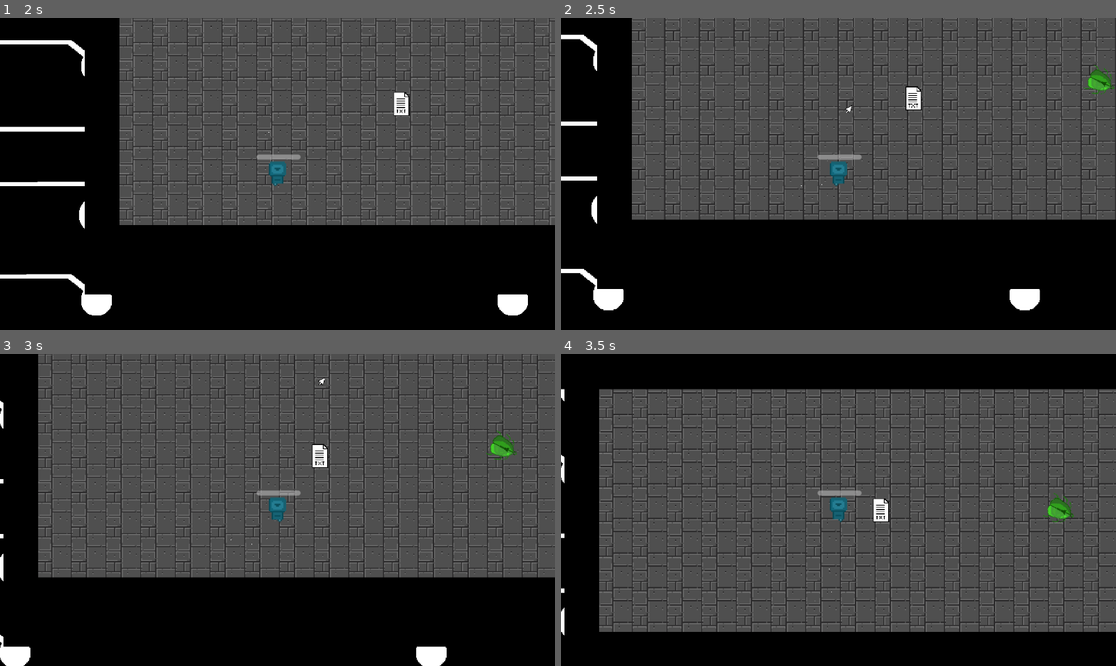
Above: before the commit, frames 1-4 (two rows, left to right).
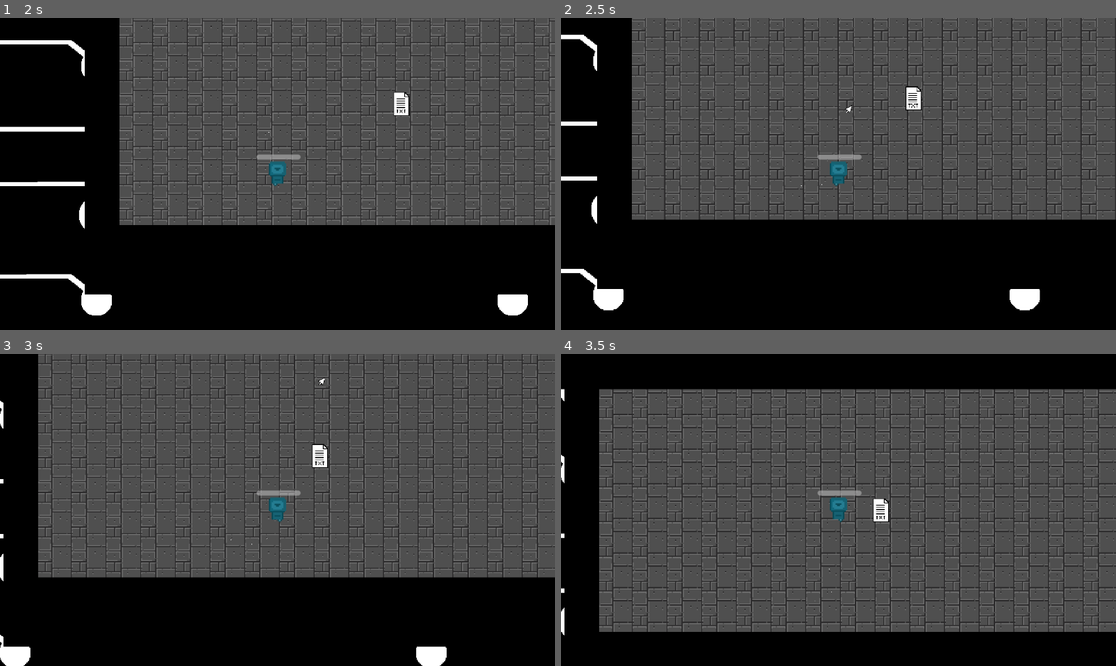
Above: after the commit, the same moments.

Repository: SupercraftD/hackthenest2025
Game: Godot game, scene res://world.tscn
Two runs of this game, one before a commit and one after it. Both use one fixed random seed, a clock stepped at 60 frames per second and the inputs below.
Inputs (mouse positions are in pixels of both pictures, inside the frame that each line leads up to):
- Up to frame 1 (2 s): move the mouse to (399, 158) at 0.52 s; hold D (right) 0.53-1.28 s; tap E (interact) at 0.6 s; move the mouse to (166, 189) at 1.27 s; hold S (down) from 1.28 s (still down); tap Shift (roll) at 1.35 s
- Up to frame 2 (2.5 s): move the mouse to (894, 105) at 2.02 s; release S (down) at 2.03 s; hold D (right) from 2.03 s (still down); click (894, 105) at 2.1 s
- Up to frame 3 (3 s): move the mouse to (249, 572) at 2.77 s; release D (right) at 2.78 s; hold W (up) from 2.78 s (still down); tap E (interact) at 2.85 s
- Up to frame 4 (3.5 s): keep holding W (up)

Frame 1 is identical in both runs. In frame 2, 0.2% of the frame differs, in the area x 94-100%, y 15-25%; in frame 3, 0.2%; in frame 4, 0.2%.

Commit message:
Update world.tscn

Diff:
--- a/world.tscn
+++ b/world.tscn
@@ -28,7 +28,7 @@
 position = Vector2(251, 495)
 
 [node name="Bug" parent="." instance=ExtResource("4_aqk2v")]
-position = Vector2(777, 424)
+position = Vector2(2791, 419)
 
 [node name="lore1 txt" parent="." instance=ExtResource("6_dwbse")]
 position = Vector2(536, 504)
